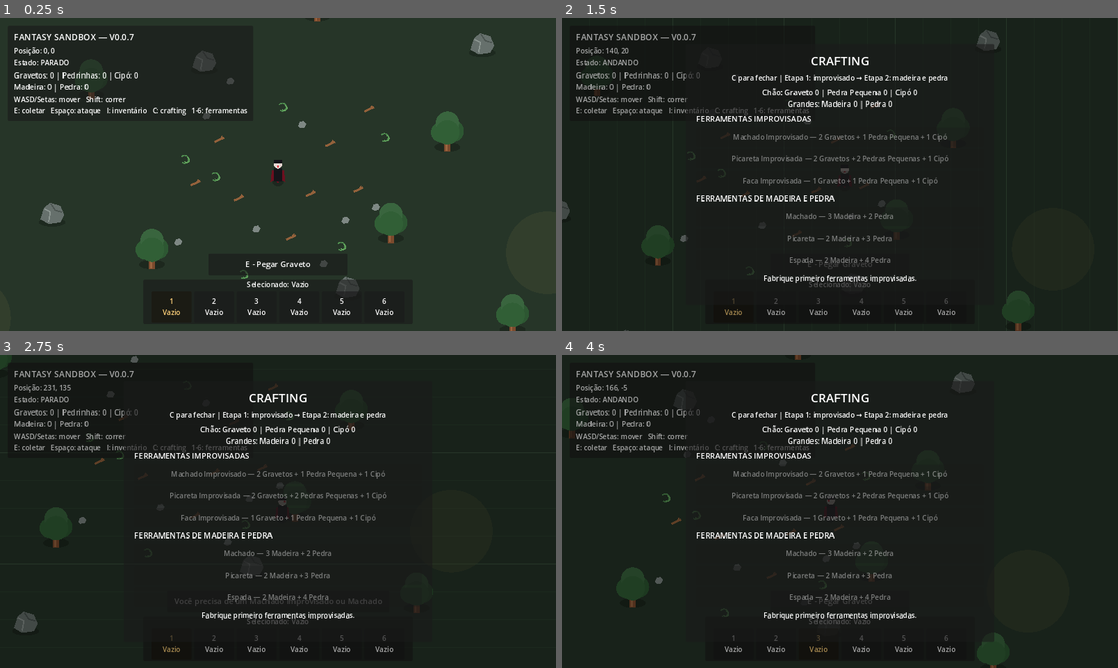
Above: before the commit, frames 1-4 (two rows, left to right).
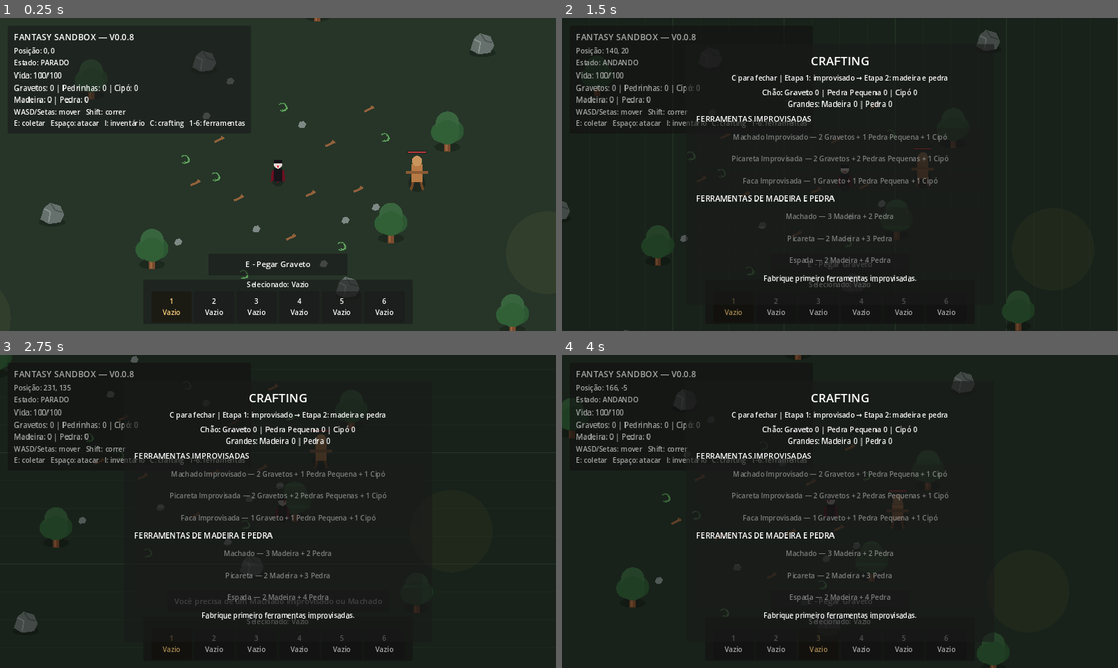
Above: after the commit, the same moments.

Repository: janduyankiingles-ops/Fantasy-Sandbox
Game: Godot game, scene res://scenes/main.tscn
Same seed, same stepped clock (60 frames per second), same inputs: the game is played once before the commit and once after it.
Inputs:
- Up to frame 1 (0.25 s): no input
- Up to frame 2 (1.5 s): tap Enter at 0.5 s; hold D 0.53-1.28 s; tap I at 0.6 s; tap Space at 0.77 s; hold S from 1.28 s (still down); tap C at 1.35 s
- Up to frame 3 (2.75 s): tap Space at 1.52 s; release S at 2.03 s; hold D from 2.03 s (still down); tap 1 at 2.1 s
- Up to frame 4 (4 s): release D at 2.78 s; hold W 2.78-3.53 s; tap 2 at 2.85 s; tap Space at 3.02, 3.77 s; hold A from 3.53 s (still down); tap 3 at 3.6 s

The runs differ from the first frame. In frame 1, 1.7% of the frame differs, in the area x 2-77%, y 5-56%; in frame 2, 1.5%; in frame 3, 1.5%; in frame 4, 1.5%.

Commit message:
v0.0.8: add combat dummy and health HUD

Diff:
--- a/scenes/main.tscn
+++ b/scenes/main.tscn
@@ -6,6 +6,7 @@
 [ext_resource type="PackedScene" path="res://scenes/inventory_ui.tscn" id="4_inventory"]
 [ext_resource type="PackedScene" path="res://scenes/hotbar_ui.tscn" id="5_hotbar"]
 [ext_resource type="PackedScene" path="res://scenes/crafting_ui.tscn" id="6_crafting"]
+[ext_resource type="PackedScene" path="res://scenes/combat_dummy.tscn" id="7_dummy"]
 
 [node name="Main" type="Node2D"]
 script = ExtResource("1_main")
@@ -16,13 +17,17 @@
 [node name="Player" parent="." instance=ExtResource("3_player")]
 z_index = 5
 
+[node name="CombatDummy" parent="." instance=ExtResource("7_dummy")]
+position = Vector2(320, 0)
+z_index = 3
+
 [node name="HUD" type="CanvasLayer" parent="."]
 
 [node name="Panel" type="PanelContainer" parent="HUD"]
 offset_left = 18.0
 offset_top = 18.0
 offset_right = 430.0
-offset_bottom = 220.0
+offset_bottom = 245.0
 
 [node name="Margin" type="MarginContainer" parent="HUD/Panel"]
 theme_override_constants/margin_left = 14
@@ -35,7 +40,7 @@
 
 [node name="Title" type="Label" parent="HUD/Panel/Margin/VBox"]
 theme_override_font_sizes/font_size = 20
-text = "FANTASY SANDBOX — V0.0.7"
+text = "FANTASY SANDBOX — V0.0.8"
 
 [node name="PositionLabel" type="Label" parent="HUD/Panel/Margin/VBox"]
 text = "Posição: 0, 0"
@@ -43,12 +48,16 @@
 [node name="StateLabel" type="Label" parent="HUD/Panel/Margin/VBox"]
 text = "Estado: PARADO"
 
+[node name="HealthLabel" type="Label" parent="HUD/Panel/Margin/VBox"]
+theme_override_font_sizes/font_size = 17
+text = "Vida: 100/100"
+
 [node name="InventoryLabel" type="Label" parent="HUD/Panel/Margin/VBox"]
 theme_override_font_sizes/font_size = 17
 text = "Gravetos: 0 | Pedrinhas: 0 | Cipó: 0\nMadeira: 0 | Pedra: 0"
 
 [node name="Controls" type="Label" parent="HUD/Panel/Margin/VBox"]
-text = "WASD/Setas: mover   Shift: correr\nE: coletar   Espaço: ataque   I: inventário   C: crafting   1-6: ferramentas"
+text = "WASD/Setas: mover   Shift: correr\nE: coletar   Espaço: atacar   I: inventário   C: crafting   1-6: ferramentas"
 
 [node name="InteractionPanel" type="PanelContainer" parent="HUD"]
 visible = false
Not shown: 1 places in scenes/main.tscn that only renumber resources
